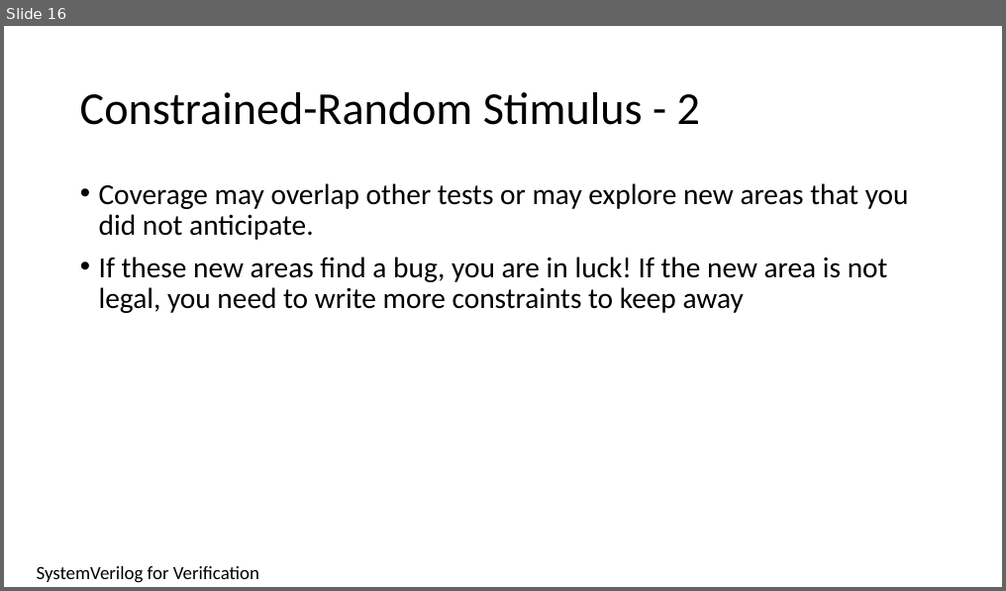
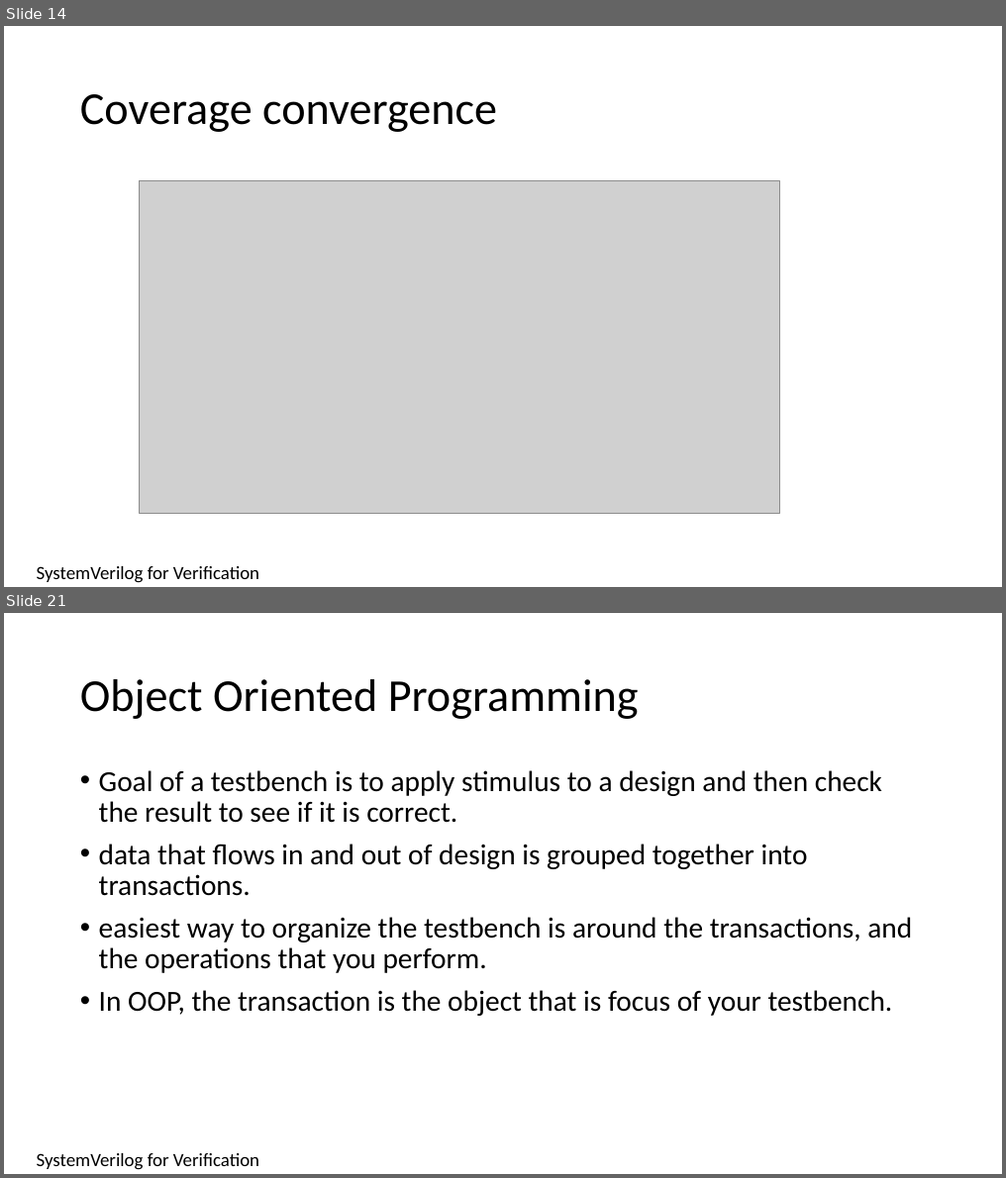
Before and after one commit to isomoye/EEGR471, a slide deck: sections/Segment_6.pptm. Shown one above the other, each under a label of ours: slide 16 before the commit, slides 14 and 21 after it; the slides between them are not shown. The pictures are 1006x591 and 1006x1178 pixels, drawn with LibreOffice and Linux fonts; fonts in the diff are those of the drawing; grey boxes stand for pictures. Boxes give left, top, right and bottom in pixels: in the first picture for what was removed or moved away, otherwise in the second. Text is boxed around its words. In the diff, an @@ line names an element or a change of style, - is before the commit and + after.

```diff
--- a/sections/Segment_6.pptm
+++ b/sections/Segment_6.pptm
@@ slide 21 added at <box>4,613,1002,1174</box>, background #FFFFFF @@
@@ title added at <box>80,679,639,719</box>, 44 pt, text #000000 @@
+Object Oriented Programming
@@ text added at <box>99,770,912,1016</box>, 28 pt, text #000000 @@
+• Goal of a testbench is to apply stimulus to a design and then check the result to see if it is correct.
+• data that flows in and out of design is grouped together into transactions.
+• easiest way to organize the testbench is around the transactions, and the operations that you perform.
+• In OOP, the transaction is the object that is focus of your testbench.
@@ text added at <box>37,1154,259,1170</box>, 18 pt, text #000000 @@
+SystemVerilog for Verification
@@ what was slide 16 is now slide 14 @@
@@ slide 14 changed as well @@
@@ title at <box>80,94,497,132</box>: text changed @@
-Constrained-Random Stimulus - 2
+Coverage convergence
@@ text removed at <box>99,183,909,313</box> @@
-• Coverage may overlap other tests or may explore new areas that you did not anticipate.
-• If these new areas find a bug, you are in luck! If the new area is not legal, you need to write more constraints to keep away
@@ picture added at <box>140,181,779,513</box> @@
```
Also in this commit, not shown: 2 other slides changed, 66 other slides added, 24 slides removed, 6 other files.
